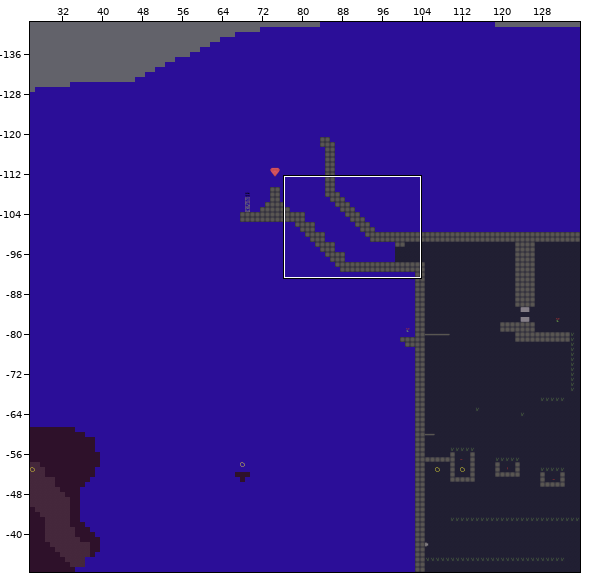
Tiled map, stored at web/public/assets/map1.tmx. The first picture is a wide view before the edit; the outline marks the close-up.
Close-up. Before:
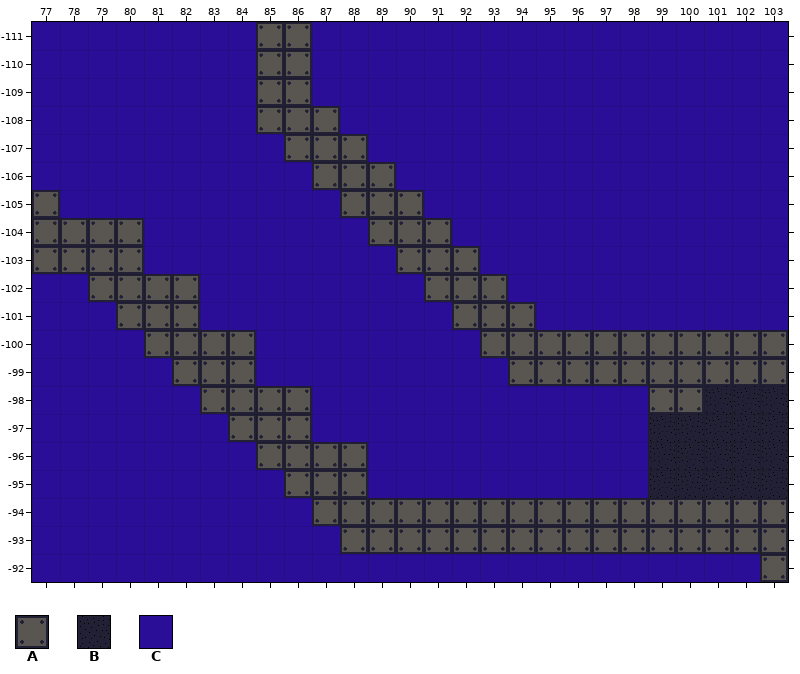
Cells are 32x32 px. Shown: x 77..103, y -111..-92. The commit also changed other parts of the map, which this record leaves out.
Key: from "main_tiles": A 11, B 24; from "world_properties": C 44.
_ is an empty cell, # one hidden under a higher layer.
Layer "Background" before, first column x 77:
-111 CCCCCCCC##CCCCCCCCCCCCCCCCC
-110 CCCCCCCC##CCCCCCCCCCCCCCCCC
-109 CCCCCCCC##CCCCCCCCCCCCCCCCC
-108 CCCCCCCC###CCCCCCCCCCCCCCCC
-107 CCCCCCCCC###CCCCCCCCCCCCCCC
-106 CCCCCCCCCC###CCCCCCCCCCCCCC
-105 #CCCCCCCCCC###CCCCCCCCCCCCC
-104 ####CCCCCCCC###CCCCCCCCCCCC
-103 ####CCCCCCCCC###CCCCCCCCCCC
-102 CC####CCCCCCCC###CCCCCCCCCC
-101 CCC###CCCCCCCCC###CCCCCCCCC
-100 CCCC####CCCCCCCC###########
 -99 CCCCC###CCCCCCCCC##########
 -98 CCCCCC####CCCCCCCCCCCC##BBB
 -97 CCCCCCC###CCCCCCCCCCCCBBBBB
 -96 CCCCCCCC####CCCCCCCCCCBBBBB
 -95 CCCCCCCCC###CCCCCCCCCCBBBBB
 -94 CCCCCCCCCC#################
 -93 CCCCCCCCCCC################
 -92 CCCCCCCCCCCCCCCCCCCCCCCCCC#
Layer "Main" before, first column x 77:
-111 ________AA_________________
-110 ________AA_________________
-109 ________AA_________________
-108 ________AAA________________
-107 _________AAA_______________
-106 __________AAA______________
-105 A__________AAA_____________
-104 AAAA________AAA____________
-103 AAAA_________AAA___________
-102 __AAAA________AAA__________
-101 ___AAA_________AAA_________
-100 ____AAAA________AAAAAAAAAAA
 -99 _____AAA_________AAAAAAAAAA
 -98 ______AAAA____________AA___
 -97 _______AAA_________________
 -96 ________AAAA_______________
 -95 _________AAA_______________
 -94 __________AAAAAAAAAAAAAAAAA
 -93 ___________AAAAAAAAAAAAAAAA
 -92 __________________________A
Now the later version:
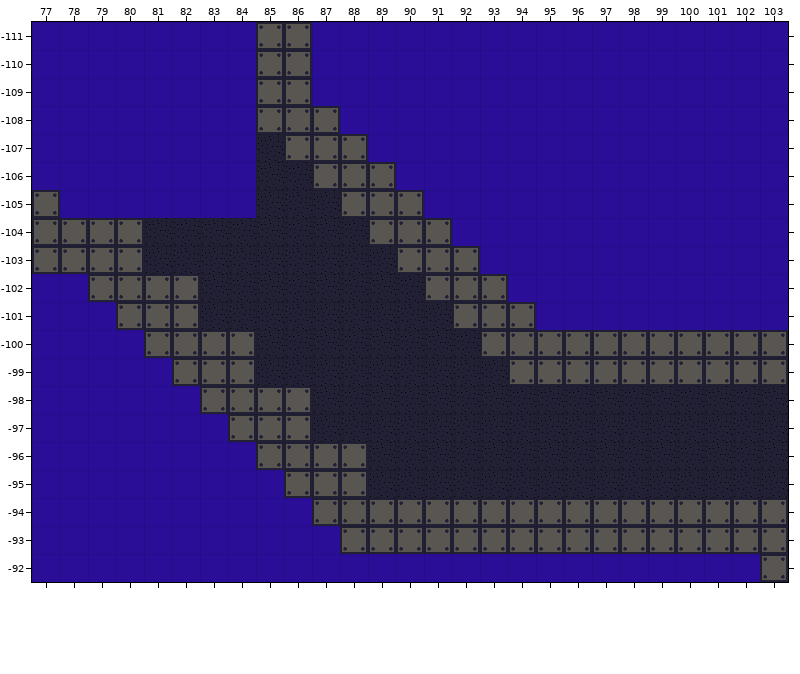
Changes in this commit:
Layer "Background":
y -107: x 85 C -> B
y -106: x 85..86 CC -> BB
y -105: x 85..87 CCC -> BBB
y -104: x 81..88 CCCCCCCC -> BBBBBBBB
y -103: x 81..89 CCCCCCCCC -> BBBBBBBBB
y -102: x 83..90 CCCCCCCC -> BBBBBBBB
y -101: x 83..91 CCCCCCCCC -> BBBBBBBBB
y -100: x 85..92 CCCCCCCC -> BBBBBBBB
y -99: x 85..93 CCCCCCCCC -> BBBBBBBBB
y -98..-97: x 87..98 CCCCCCCCCCCC -> BBBBBBBBBBBB
y -96..-95: x 89..98 CCCCCCCCCC -> BBBBBBBBBB
Layer "Main":
y -98: x 99..100 AA -> __
Changed places in both close-ups, as pixel boxes (x1, y1, x2, y2):
changed: (144, 134, 704, 498)
